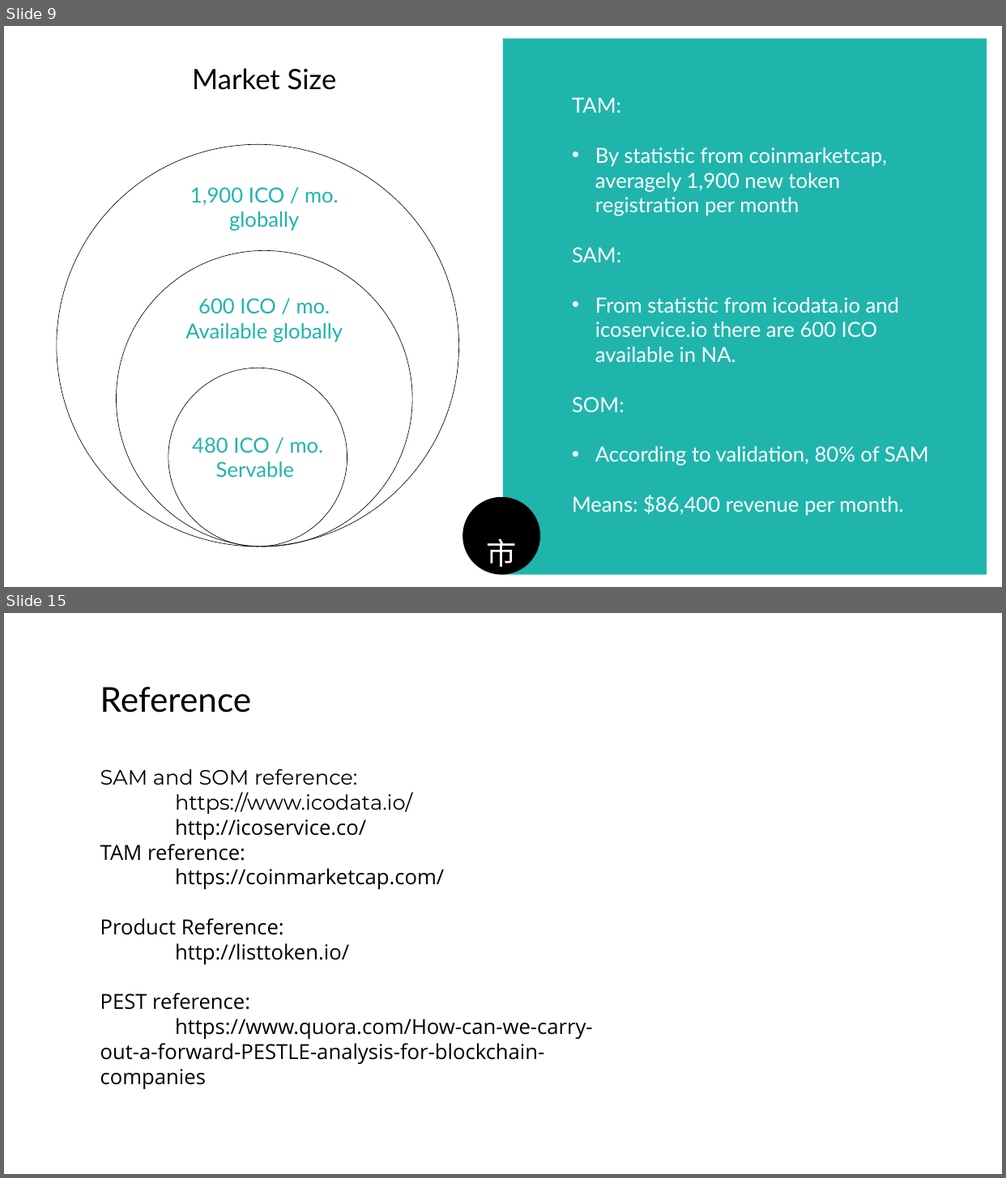
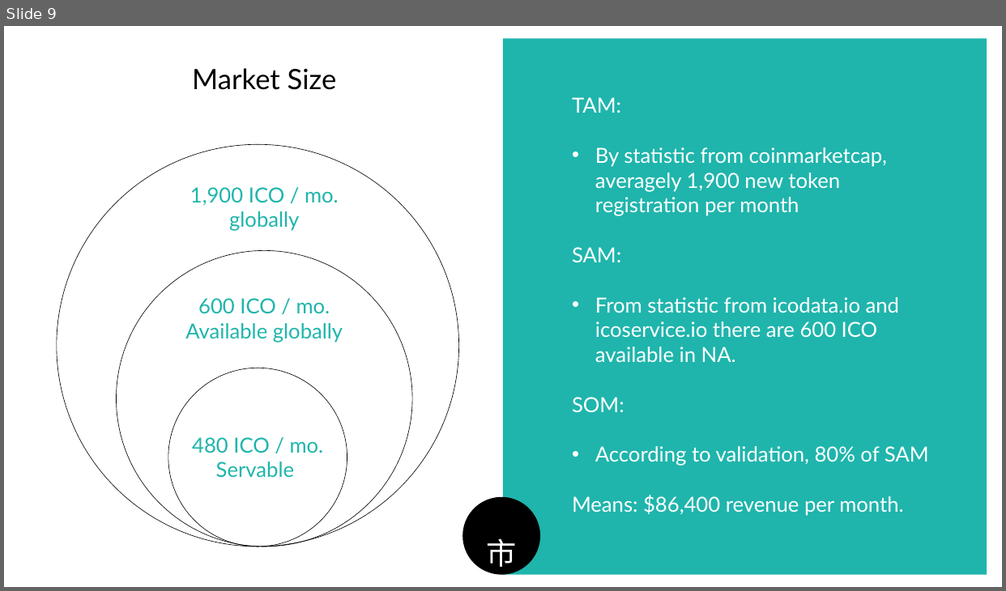
Before and after one commit to alleymist/listtoken.io, a slide deck: ListTokenBP.pptx. Shown one above the other, each under a label of ours: slides 9 and 15 before the commit, slide 9 after it; the slides between them are not shown. The pictures are 1006x1178 and 1006x591 pixels, drawn with LibreOffice and Linux fonts; fonts in the diff are those of the drawing. Boxes give left, top, right and bottom in pixels: in the first picture for what was removed or moved away, otherwise in the second. Text is boxed around its words. In the diff, an @@ line names an element or a change of style, - is before the commit and + after.

```diff
--- a/ListTokenBP.pptx
+++ b/ListTokenBP.pptx
@@ slide 15 removed at (4, 613, 1002, 1174), background #FFFFFF @@
@@ text removed at (100, 687, 252, 713) @@
-Reference
@@ text removed at (100, 769, 593, 1090) @@
-SAM and SOM reference:
-https://www.icodata.io/
-http://icoservice.co/
-TAM reference:
-https://coinmarketcap.com/
-Product Reference:
-http://listtoken.io/
-PEST reference:
-https://www.quora.com/How-can-we-carry- out-a-forward-PESTLE-analysis-for-blockchain- companies
```
Also in this commit, not shown: 2 slides changed, 1 slide added, 7 other slides removed, 1 other file.
